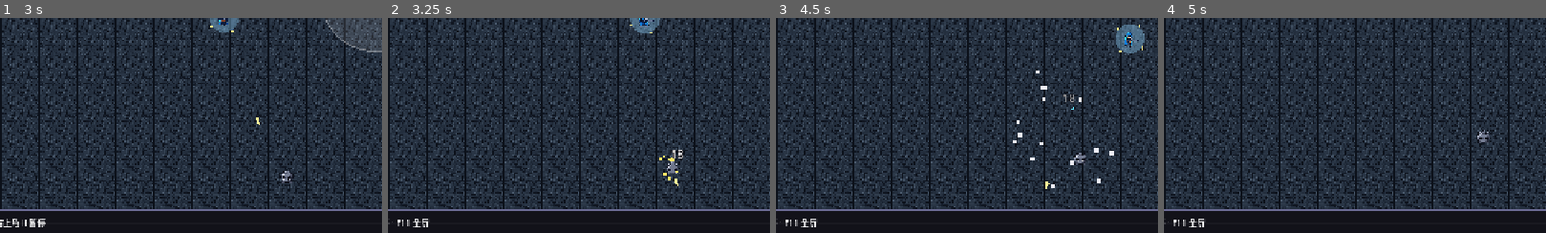
Above: before the commit, frames 1-4 (left to right).
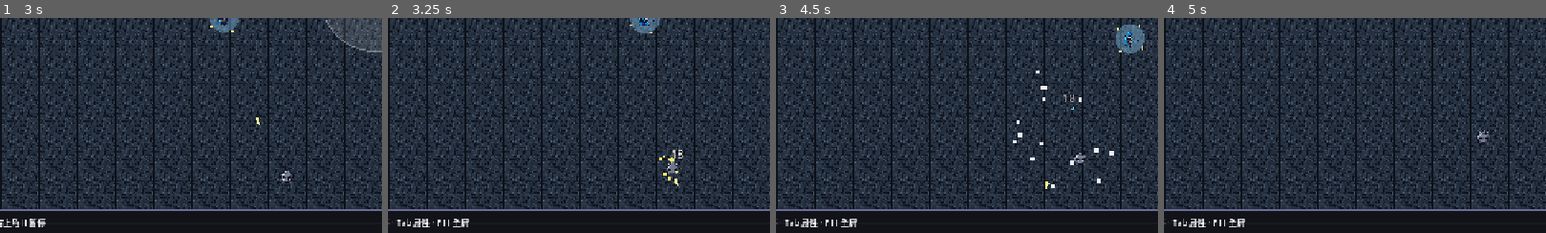
Above: after the commit, the same moments.

Repository: roy-reed/draft-arena
Game: Godot game, scene res://scenes/main.tscn
Two runs of this game, one before a commit and one after it. Both use one fixed random seed, a clock stepped at 60 frames per second and the inputs below.
Inputs (mouse positions are % of the whole screen's width and height, from its top left):
- Up to frame 1 (3 s): click "开始（Space）" at 0.5 s; click "II" at 1.25 s; click "继续" at 2 s; tap Enter at 2.75 s; move the mouse to (72, 45) at 2.77 s; hold D (move_right) from 2.78 s (still down); hold 1 from 2.78 s (still down); click (72, 45) at 2.92 s
- Up to frame 2 (3.25 s): keep holding D (move_right); keep holding 1; tap Space at 3.02 s
- Up to frame 3 (4.5 s): release D (move_right) at 3.5 s; release 1 at 3.5 s; drag from (30, 55) to (45, 70) at 3.52 s; move the mouse to (60, 28) at 4.27 s; hold D (move_right) from 4.28 s (still down); hold 3 from 4.28 s (still down)
- Up to frame 4 (5 s): keep holding D (move_right); keep holding 3
The pictures show only the part of the screen within x 23-73%, y 50-100%; the shares and areas given below are measured in that part.

Frame 1 is identical in both runs. In frame 2, 0.3% of the frame differs, in the area x 2-22%, y 93-98%; in frame 3, 0.3%; in frame 4, 0.3%.

Commit message:
docs(arch-v2): M0 设计冻结——支柱、标签表、分层约束；修复 #21 合并丢失的 Tab 属性提示

Diff:
--- a/scripts/ui.gd
+++ b/scripts/ui.gd
@@ -53,7 +53,7 @@
 var pause_stats: Label
 # 每条提示的 [键鼠版, 触屏版]；键鼠版与原文完全一致
 const TEXTS := {
-	"hud_hint": ["WASD / 方向键移动 · 攻击全自动 · ESC 暂停 · F11 全屏", "任意位置按下呼出摇杆移动 · 攻击全自动 · 右上角 II 暂停"],
+	"hud_hint": ["WASD / 方向键移动 · 攻击全自动 · ESC 暂停 · Tab 属性 · F11 全屏", "任意位置按下呼出摇杆移动 · 攻击全自动 · 右上角 II 暂停"],
 	"menu_hint": ["选择角色（按 1 / 2 / 3 或点击），Space 或按钮开始", "点选角色，再点“开始”"],
 	"start": ["开始（Space）", "开始"],
 	"resume": ["继续（ESC / Space）", "继续"],
Not shown, added: docs/design/ARCH_V2.md
